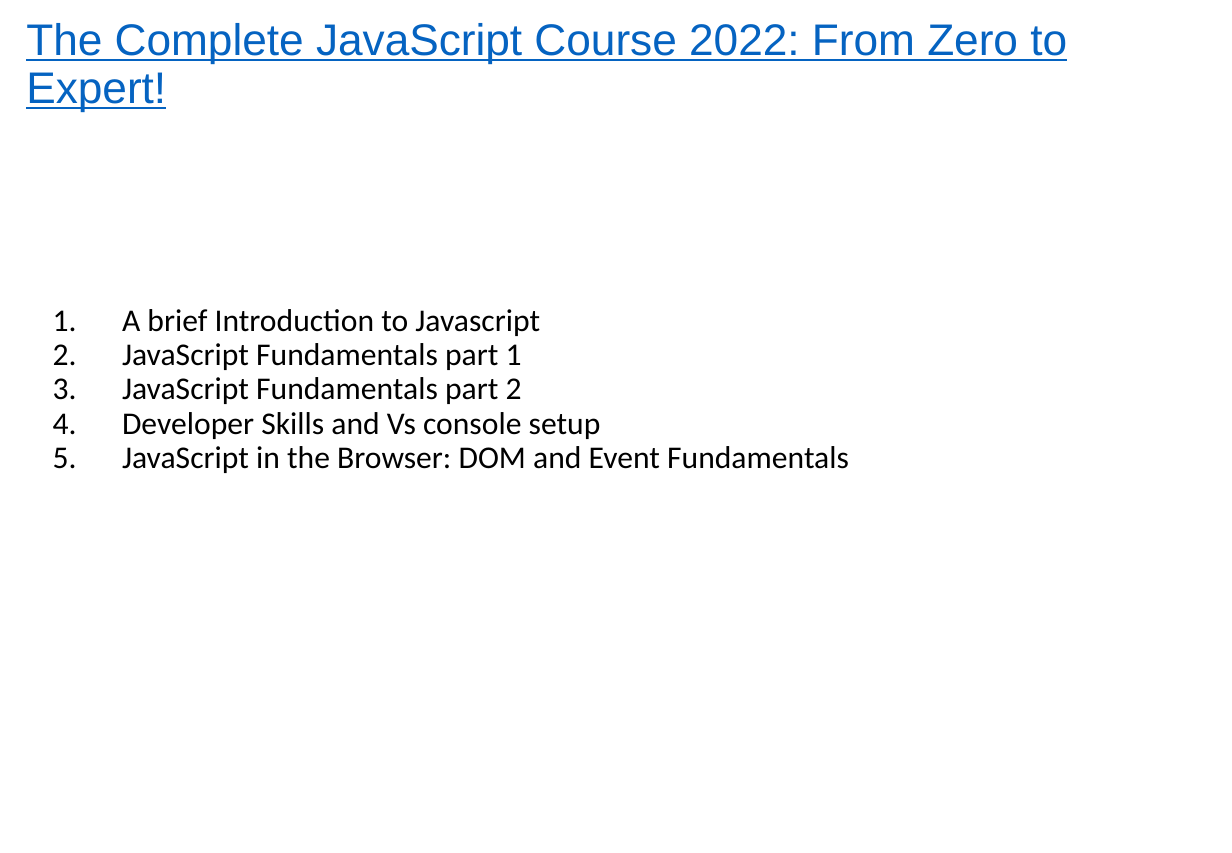
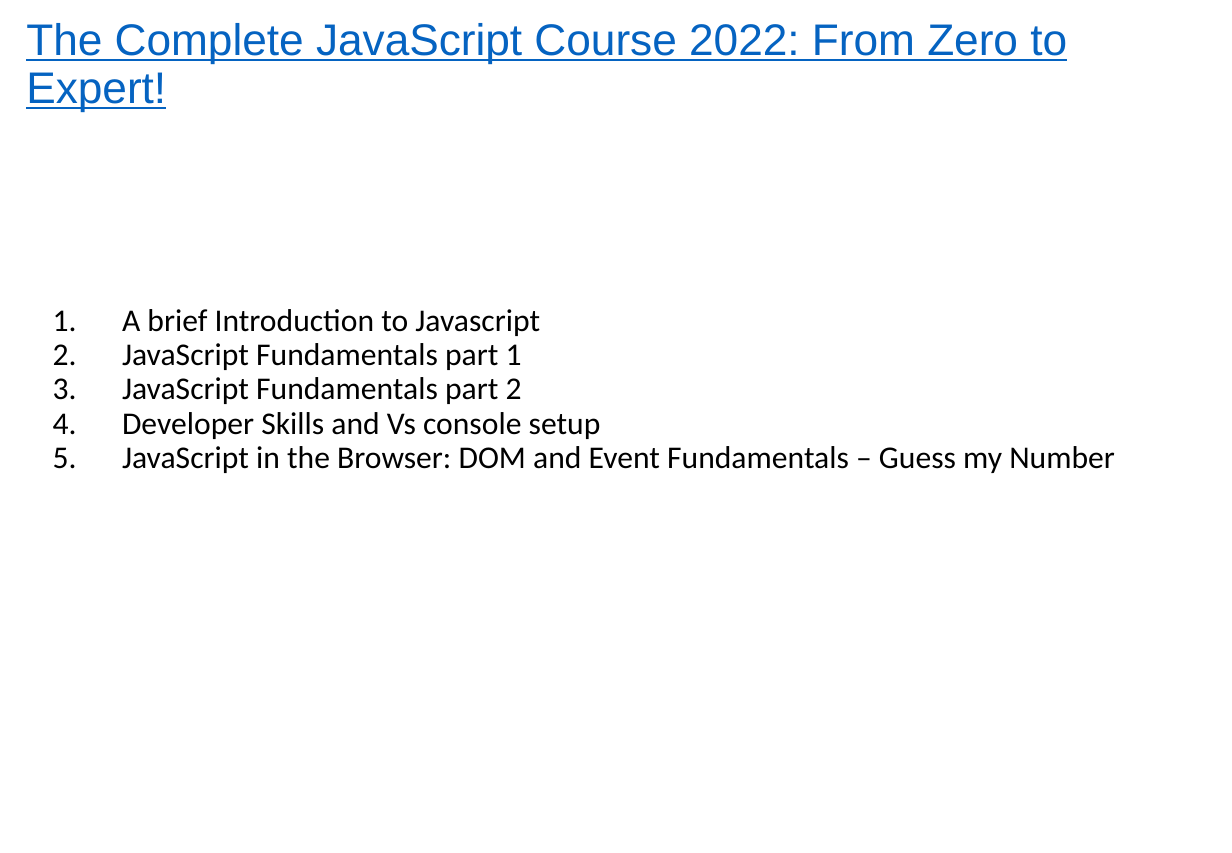
Before and after one commit to EL-EL-BCN/Complete-Javascript-Course, a slide deck: slide 1 of complete-javascript-course.pptx. Drawn at 1232x853 pixels with LibreOffice and Linux fonts; fonts in the diff are those of the drawing. Boxes give left, top, right and bottom in pixels: in the first picture for what was removed or moved away, otherwise in the second. Text is boxed around its words. In the diff, an @@ line names an element or a change of style, - is before the commit and + after.

Commit message:
guess the number game complete

```diff
--- a/complete-javascript-course.pptx
+++ b/complete-javascript-course.pptx
@@ text at (122, 446, 1115, 473): text changed @@
-5. JavaScript in the Browser: DOM and Event Fundamentals
+5. JavaScript in the Browser: DOM and Event Fundamentals – Guess my Number
```
Also in this commit, not shown: 1 other slide changed, 27 slides added, 9 other files.
